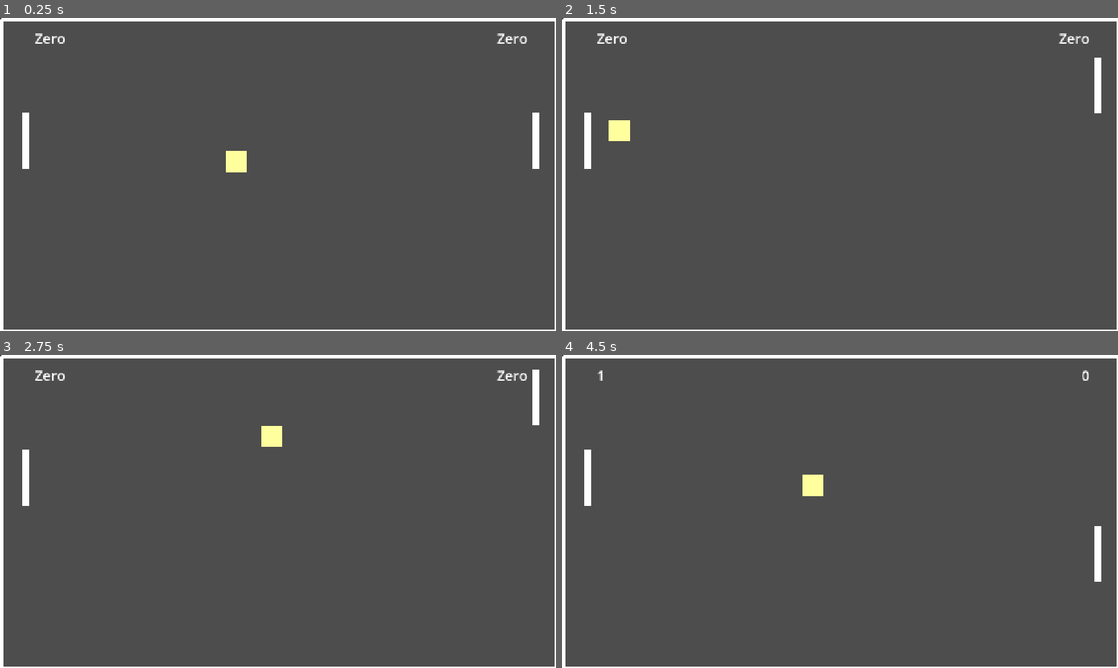
Above: before the commit, frames 1-4 (two rows, left to right).
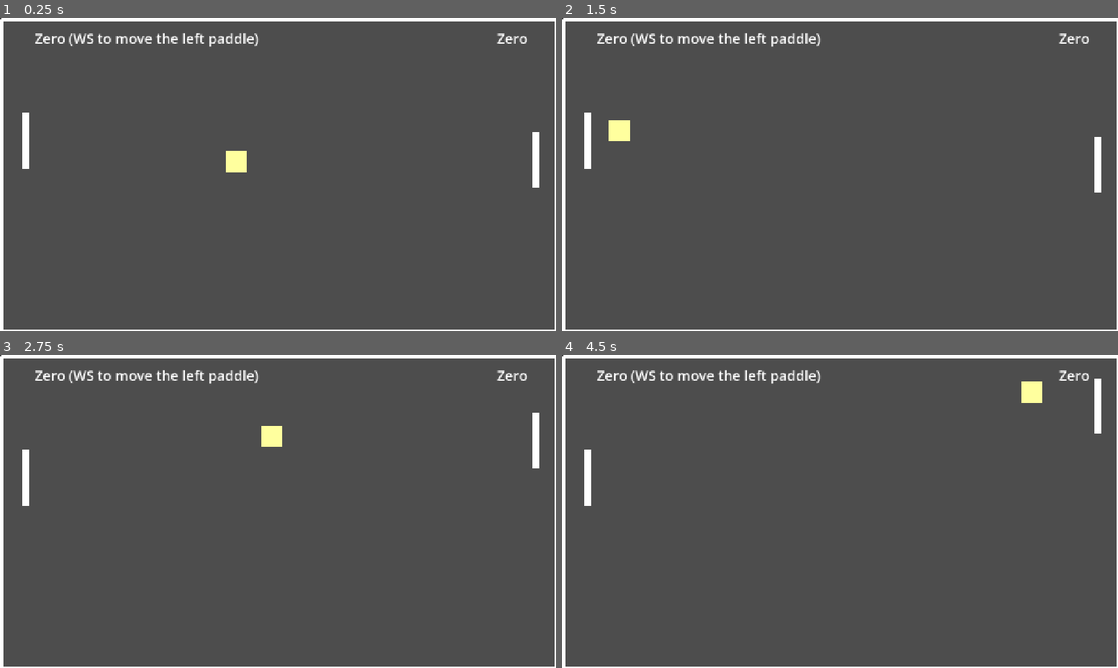
Above: after the commit, the same moments.

Repository: yukuku/20-games-01-pong
Game: Godot game, scene res://main.tscn
Same seed, same stepped clock (60 frames per second), same inputs: the game is played once before the commit and once after it.
Inputs:
- Up to frame 1 (0.25 s): no input
- Up to frame 2 (1.5 s): hold Up (ui_up) 0.53-1.28 s; hold Down (ui_down) from 1.28 s (still down)
- Up to frame 3 (2.75 s): release Down (ui_down) at 2.03 s; hold Up (ui_up) from 2.03 s (still down)
- Up to frame 4 (4.5 s): release Up (ui_up) at 3.53 s; hold Down (ui_down) from 3.53 s (still down)

The runs differ from the first frame. In frame 1, 0.7% of the frame differs, in the area x 12-97%, y 4-55%; in frame 2, 1.0%; in frame 3, 0.9%; in frame 4, 1.7%, in the area x 6-97%, y 4-73%.

Commit message:
paddle ai

Diff:
--- a/main.tscn
+++ b/main.tscn
@@ -3,6 +3,7 @@
 [ext_resource type="Script" uid="uid://dhcrkbo7d2npf" path="res://main.gd" id="1_h2yge"]
 [ext_resource type="PackedScene" uid="uid://o70lkmalpm7m" path="res://paddle.tscn" id="1_ig7tw"]
 [ext_resource type="PackedScene" uid="uid://d0jnkm5stgs14" path="res://bola.tscn" id="2_0xm2m"]
+[ext_resource type="Script" uid="uid://8uwhrguuyidq" path="res://paddle_ai.gd" id="3_1bvp3"]
 
 [sub_resource type="RectangleShape2D" id="RectangleShape2D_7dm0k"]
 size = Vector2(1288, 20)
@@ -46,10 +47,11 @@
 
 [node name="PaddleRight" parent="." unique_id=2038174784 instance=ExtResource("1_ig7tw")]
 position = Vector2(1234, 282)
-up_action = "paddle_right_up"
-down_action = "paddle_right_down"
+script = ExtResource("3_1bvp3")
+speed = 300.0
 
 [node name="Bola" parent="." unique_id=475503913 instance=ExtResource("2_0xm2m")]
+unique_name_in_owner = true
 position = Vector2(642, 346)
 initial_speed = 400.0
 
@@ -79,7 +81,7 @@
 offset_right = 150.0
 offset_bottom = 69.0
 theme_override_font_sizes/font_size = 32
-text = "Zero"
+text = "Zero (WS to move the left paddle)"
 
 [node name="SkorRight" type="Label" parent="HUD" unique_id=1577643468]
 offset_left = 1144.0
--- a/paddle.gd
+++ b/paddle.gd
@@ -1,8 +1,10 @@
-extends CharacterBody2D
+extends AnimatableBody2D
 
-@export var speed: float = 400.0
+@export var speed: float = 500.0
 @export var up_action: String = "ui_up"
 @export var down_action: String = "ui_down"
+@export var min_y: float = 66.0
+@export var max_y: float = 654.0
 
 func _physics_process(delta: float) -> void:
 	var dir := 0.0
@@ -11,5 +13,5 @@
 	elif Input.is_action_pressed(down_action):
 		dir += 1.0
 
-	velocity = Vector2(0, dir * speed)
-	move_and_slide()
+	var new_y := position.y + dir * speed * delta
+	position.y = clamp(new_y, min_y, max_y)
--- a/paddle.tscn
+++ b/paddle.tscn
@@ -5,7 +5,7 @@
 [sub_resource type="CapsuleShape2D" id="CapsuleShape2D_ut3sq"]
 height = 128.0
 
-[node name="Paddle" type="CharacterBody2D" unique_id=906341627]
+[node name="Paddle" type="AnimatableBody2D" unique_id=1694887795]
 script = ExtResource("1_0sbc1")
 
 [node name="CollisionShape2D" type="CollisionShape2D" parent="." unique_id=500688469]
--- /dev/null
+++ b/paddle_ai.gd
@@ -0,0 +1,49 @@
+extends AnimatableBody2D
+
+@export var speed: float = 300.0
+@export var min_y: float = 66.0
+@export var max_y: float = 654.0
+
+var bola: Node2D
+var laziness: float = 0.0
+var panic_mode: bool = false
+var power: bool = false
+
+func _ready() -> void:
+	bola = %Bola
+
+func _physics_process(delta: float) -> void:
+	if not bola:
+		return
+
+	if randf() < 0.02 and laziness <= 0:
+		laziness = randf_range(0.3, 1.5)
+		power = randi() % 2 == 0
+		print('I am lazy')
+	laziness -= delta
+
+	if laziness > 0:
+		return
+
+	print('I am not lazy')
+
+	panic_mode = power and (bola.velocity.x > 0 and bola.position.x > 600)
+
+	var current_speed := speed
+	if panic_mode:
+		current_speed = speed * 2
+
+	# Follow the ball (with some offset to make mistakes)
+	var target_y := bola.position.y
+	if not panic_mode:
+		target_y += randf_range(-30, 30)  # Slight misjudgment
+
+	var dir := 0.0
+	if position.y < target_y - 25:
+		dir = 1.0
+	elif position.y > target_y + 25:
+		dir = -1.0
+
+	var new_y := position.y + dir * current_speed * delta
+	new_y = clamp(new_y, min_y, max_y)
+	position.y = new_y
Not shown, added: docs/index.apple-touch-icon.png.import
Not shown, added: docs/index.icon.png.import
Not shown, added: docs/index.png.import
Not shown, added: paddle_ai.gd.uid
Not shown, changed: docs/index.html
Not shown, changed: docs/index.pck
